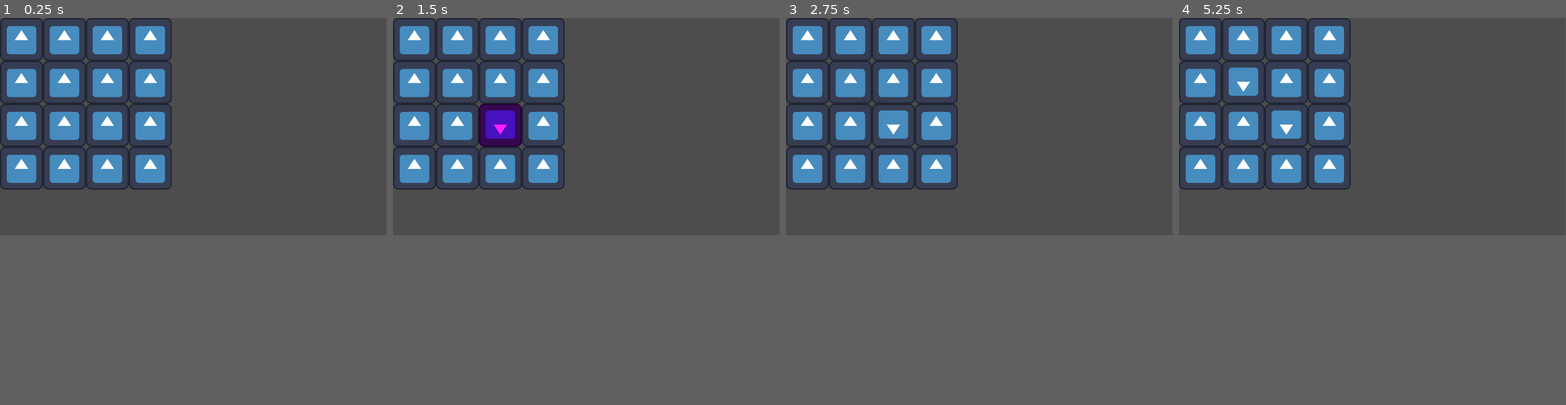
Above: before the commit, frames 1-4 (left to right).
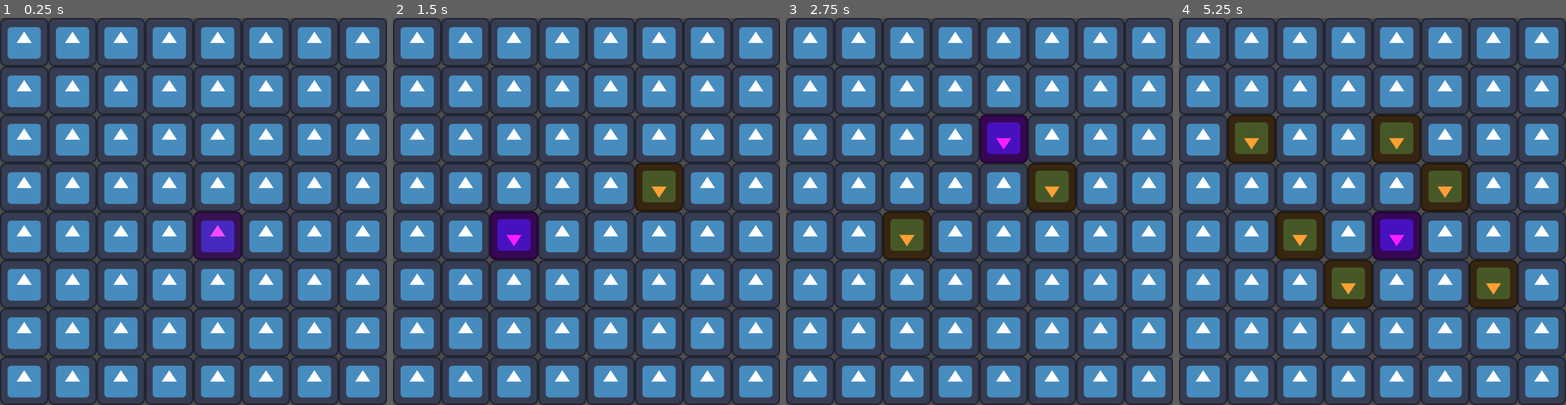
Above: after the commit, the same moments.

Repository: PTParta/Godot-tilemap
Game: Godot game, scene res://node_2d.tscn
Same seed, same stepped clock (60 frames per second), same inputs: the game is played once before the commit and once after it. The engine's default icon, where the game draws it, is replaced by a stand-in: a white triangle on a blue panel in a dark square.
Inputs (mouse positions are in pixels of both pictures, inside the frame that each line leads up to):
- Up to frame 1 (0.25 s): no input
- Up to frame 2 (1.5 s): tap Enter at 0.5 s; move the mouse to (671, 114) at 0.52 s; click (671, 114) at 0.67 s; tap Space at 1.25 s; move the mouse to (509, 137) at 1.27 s; click (509, 137) at 1.42 s
- Up to frame 3 (2.75 s): tap Enter at 2 s; move the mouse to (1018, 79) at 2.02 s; click (1018, 79) at 2.17 s
- Up to frame 4 (5.25 s): tap Space at 2.75, 4.25 s; move the mouse to (1353, 168) at 2.77 s; click (1353, 168) at 2.92 s; tap Enter at 3.5 s; move the mouse to (1488, 157) at 3.52 s; click (1488, 157) at 3.67 s; move the mouse to (1256, 95) at 4.27 s; click (1256, 95) at 4.42 s; move the mouse to (1391, 126) at 5.02 s; click (1391, 126) at 5.17 s
In our replay, the window is 799x449 before the commit and 800x800 after it. These sizes can differ from the game's own. Grey fills any space a smaller window leaves; there, only what the larger window draws over its background counts as a difference.

The runs differ from the first frame. In frame 1, 60% of the frame differs, in the area x 0-100%, y 0-100%; in frame 2, 61%; in frame 3, 61%; in frame 4, 63%.

Commit message:
enum Direction

Diff:
--- a/TileMap.gd
+++ b/TileMap.gd
@@ -1,18 +1,21 @@
 extends TileMap
 
-var gridSize = 4
+var gridSize = 8
 var dic = {}
+
+enum Direction{UP, DOWN}
 
 func _ready():
 
 	for x in gridSize:
 		for y in gridSize:
-			dic[str(Vector2(x, y))] = "GODOT_UP"
+			dic[str(Vector2(x, y))] = Direction.UP
 			set_cell(0, Vector2(x,y), 0,Vector2i(0,0) ,0)
 
 	print(dic)
 
 func _process(delta):
+	#print(1 / delta, " FPS")
 	var tile = local_to_map(get_global_mouse_position())
 
 	for x in gridSize:
@@ -20,9 +23,9 @@
 			erase_cell(1, Vector2(x,y))
 
 	if dic.has(str(tile)):
-		if dic[str(tile)]=="GODOT_UP":
+		if dic[str(tile)] == Direction.UP:
 			set_cell(1, tile, 0, Vector2i(0,0), 1)
-		if dic[str(tile)]=="GODOT_DOWN":
+		if dic[str(tile)] == Direction.DOWN:
 			set_cell(1, tile, 0, Vector2i(0,0), 3)
 
 func _input(event):
@@ -31,10 +34,10 @@
 		print("Mouse Click at: ", local_to_map(event.position))
 
 		if dic.has(str(tile)):
-			if dic[str(tile)]=="GODOT_UP":
+			if dic[str(tile)] == Direction.UP:
 				set_cell(0, tile, 0, Vector2i(0,0), 2)
-				dic[str(tile)] = "GODOT_DOWN"
+				dic[str(tile)] = Direction.DOWN
 			elif dic.has(str(tile)):
-				if dic[str(tile)]=="GODOT_DOWN":
+				if dic[str(tile)] == Direction.DOWN:
 					set_cell(0, tile, 0, Vector2i(0,0), 0)
-					dic[str(tile)] = "GODOT_UP"
+					dic[str(tile)] = Direction.UP
--- a/node_2d.tscn
+++ b/node_2d.tscn
@@ -16,6 +16,7 @@
 0:0/1/physics_layer_0/angular_velocity = 0.0
 0:0/2 = 2
 0:0/2/flip_v = true
+0:0/2/modulate = Color(1, 0.627451, 0.203922, 1)
 0:0/2/physics_layer_0/linear_velocity = Vector2(0, 0)
 0:0/2/physics_layer_0/angular_velocity = 0.0
 0:0/3 = 3
--- a/project.godot
+++ b/project.godot
@@ -15,6 +15,11 @@
 config/features=PackedStringArray("4.2", "Mobile")
 config/icon="res://icon.svg"
 
+[display]
+
+window/size/viewport_width=1024
+window/size/viewport_height=1024
+
 [rendering]
 
 renderer/rendering_method="mobile"
